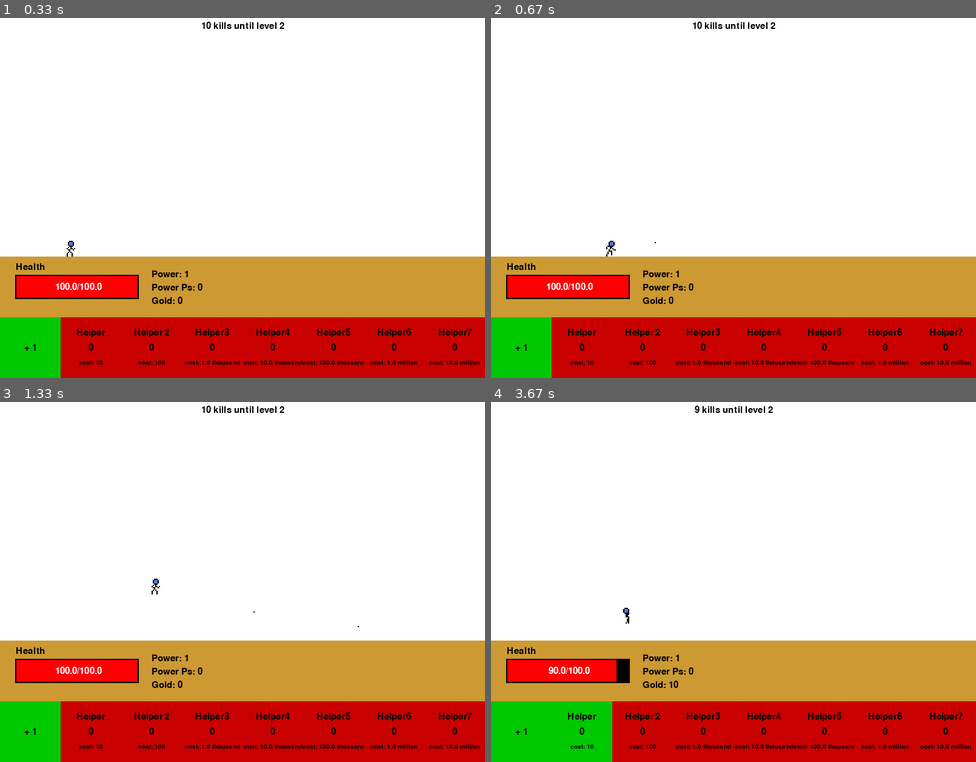
Above: before the commit, frames 1-4 (two rows, left to right).
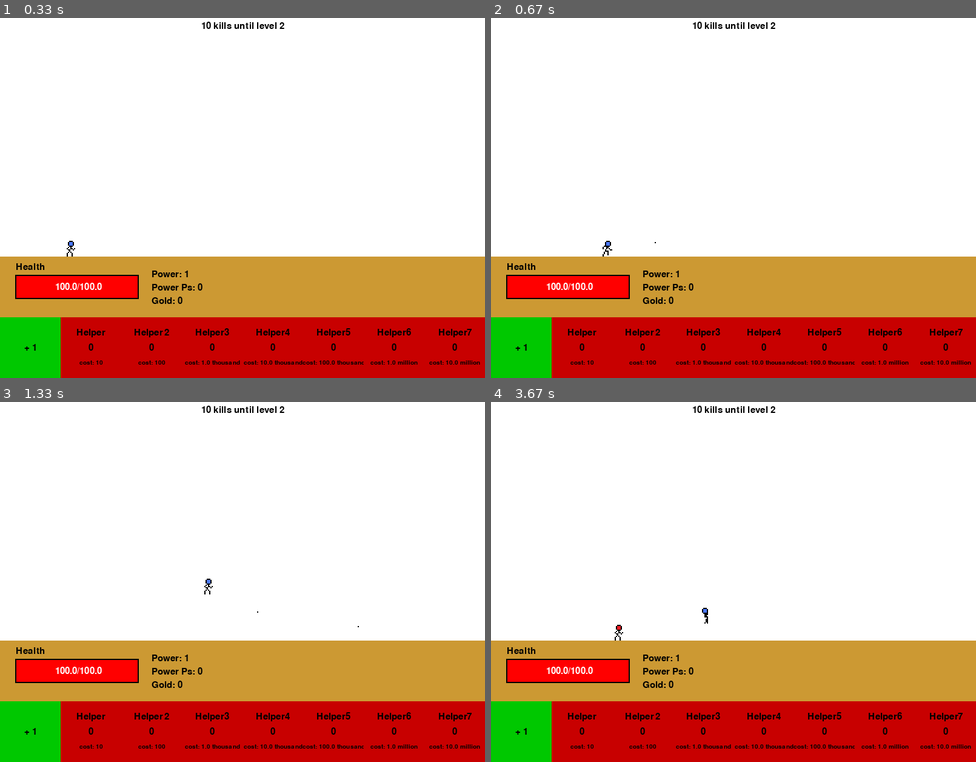
Above: after the commit, the same moments.

Repository: FlipsyDMgclDlfn/PygameGame
Game: pygame game, started from ClickerJumper/main.py
Two runs of this game, one before a commit and one after it. Both use one fixed random seed, a clock stepped at 60 frames per second and the inputs below.
Inputs:
- Up to frame 1 (0.33 s): no input
- Up to frame 2 (0.67 s): hold Shift from 0.33 s (still down); hold D from 0.33 s (still down)
- Up to frame 3 (1.33 s): release Shift at 0.8 s; release D at 0.8 s; hold D 0.83-1.3 s; tap Space at 0.9, 1.2 s; tap Shift at 0.98 s
- Up to frame 4 (3.67 s): hold D 1.33-1.8 s; tap Space at 1.4, 1.7, 1.9, 2.2, 2.47, 2.77, 2.9, 3.2, 3.57 s; hold A 1.83-2.37 s; hold A 2.4-2.8 s; tap Shift at 2.55 s; hold D 2.83-3.47 s; hold A from 3.5 s (still down)

Frame 1 is identical in both runs. In frame 2, less than 0.1% of the frame differs, in the area x 23-26%, y 61-67%; in frame 3, less than 0.1%; in frame 4, 2.7%, in the area x 11-59%, y 1-100%.

Commit message:
Changed walking mechanics

Diff:
--- a/ClickerJumper/main.py
+++ b/ClickerJumper/main.py
@@ -111,25 +111,26 @@
                             player.inAir = True
 
                     if event.key == player.left:
+                        player.movingL = True
                         player.face = "Left"
-                        player.dx = -4
                         player.walkingL = 1
 
                     elif event.key == player.right:
+                        player.movingR = True
                         player.face = "Right"
-                        player.dx = 4
                         player.walkingR = 1
 
                 elif event.type == pygame.KEYUP:
-                    player.dx = 0
 
                     if event.key == player.left:
+                        player.movingL = False
                         player.playerS = playerImgL
                         player.face = "Left"
                         player.walking = False
                         player.walkingL = 0
 
                     if event.key == player.right:
+                        player.movingR = False
                         player.playerS = playerImgR
                         player.face = "Right"
                         player.walking = False
@@ -140,6 +141,17 @@
                         bullets += [Bullet(player)]
 
             ##Boarder Testing and Moving
+            if player.movingR:
+                if player.dx < 4:
+                    player.dx += 1
+            if player.movingL:
+                if player.dx > -4:
+                    player.dx -= 1
+            if not player.movingR and not player.movingL:
+                if player.dx > 0:
+                    player.dx -= 1
+                elif player.dx < 0:
+                    player.dx += 1
             if player.playerX < 2 and pygame.key.get_pressed()[pygame.K_a]:
                 player.playerX = 0
             elif player.playerX > display_width - 34 and pygame.key.get_pressed()[pygame.K_d]:
@@ -385,6 +397,8 @@
         self.inAir = False              ##Indicates in player is in the air or not
         self.maxHealth = 100            ##Max Health for the player
         self.health = self.maxHealth    ##Current Health for the player
+        self.movingL = False            ##Indicates if the player is moving left
+        self.movingR = False            ##Indicates if the player is moving right
         self.walking = False            ##Indicates if the player is walking or not
         self.walkingL = 0               ##Frame number for walking left
         self.walkingR = 0               ##Frame number for walking right
